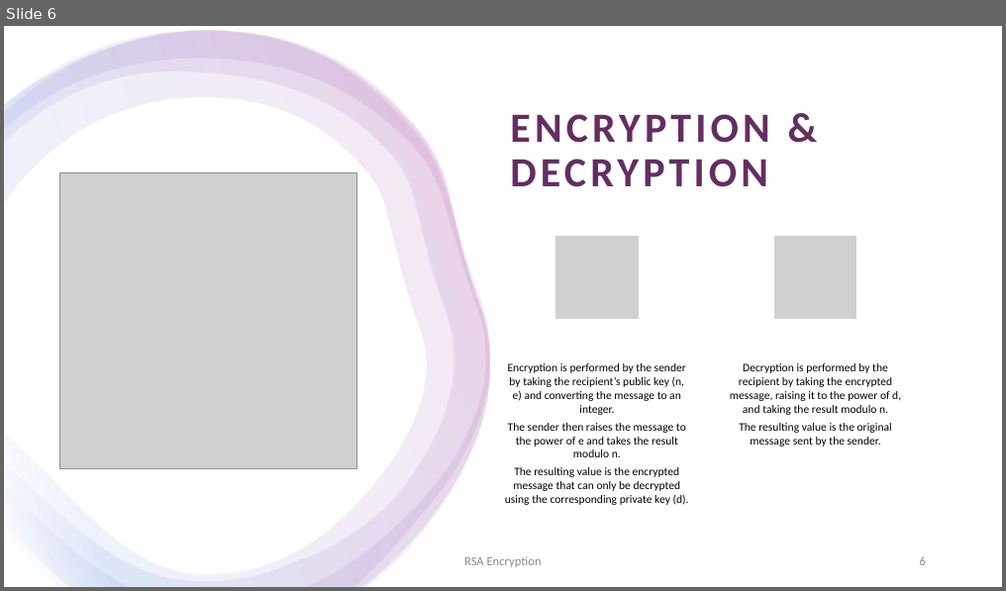
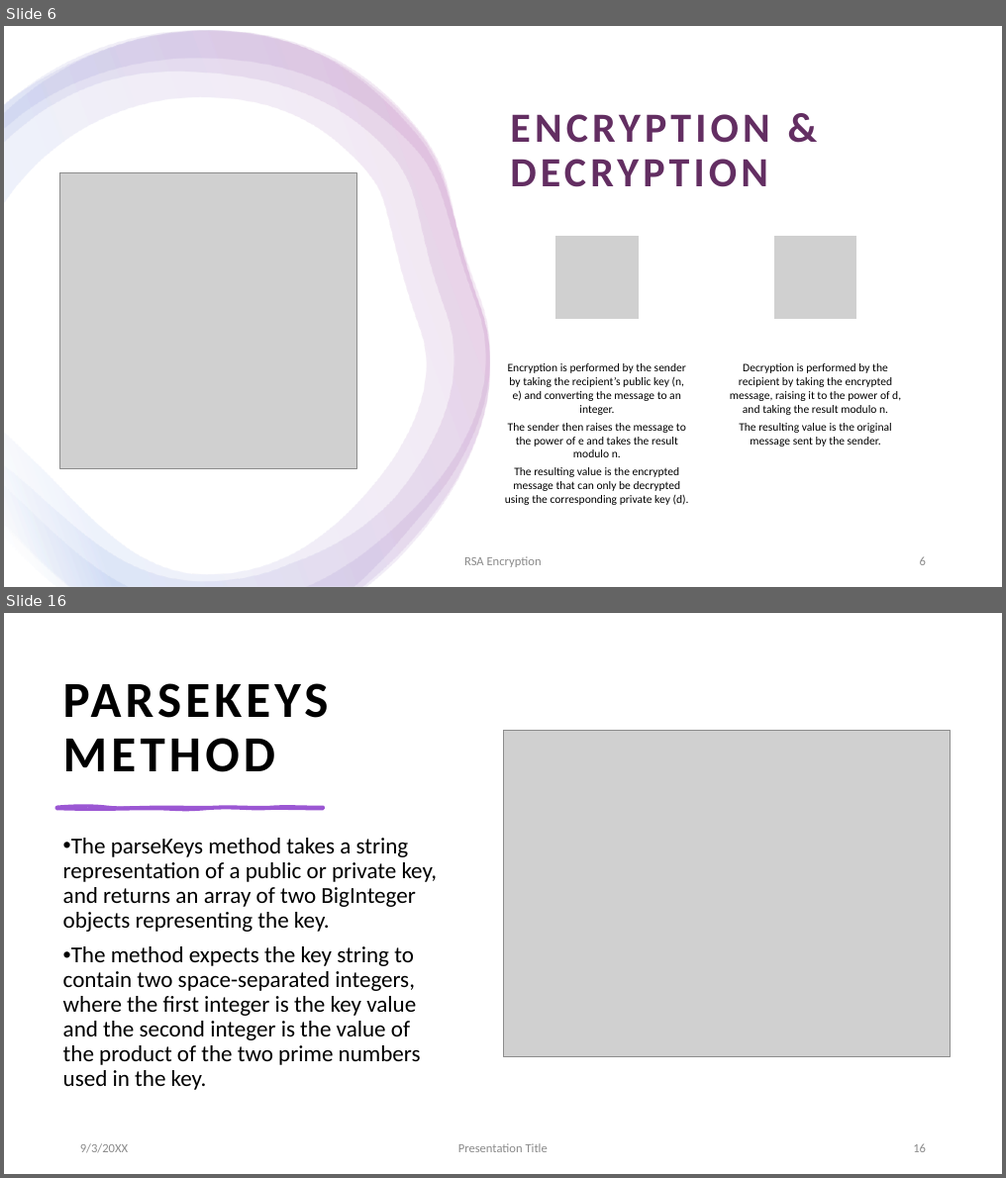
Before and after one commit to tpmcaloon/University, a slide deck: SecurityAndEncryption/RSAEncryptionPresentation.pptx. Shown one above the other, each under a label of ours: slide 6 before the commit, slides 6 and 16 after it; the slides between them are not shown. The pictures are 1006x591 and 1006x1178 pixels, drawn with LibreOffice and Linux fonts; fonts in the diff are those of the drawing; grey boxes stand for pictures. Boxes give left, top, right and bottom in pixels: in the first picture for what was removed or moved away, otherwise in the second. Text is boxed around its words. In the diff, an @@ line names an element or a change of style, - is before the commit and + after.

```diff
--- a/SecurityAndEncryption/RSAEncryptionPresentation.pptx
+++ b/SecurityAndEncryption/RSAEncryptionPresentation.pptx
@@ slide 16 added at [4,613,1002,1174], background #FFFFFF; not listed: 1 template element that a slide beside it also shows @@
@@ rectangle added at [4,613,1002,1174], fill #FFFFFF @@
@@ title added at [63,683,329,772], 48.6 pt, text #000000, bold @@
+PARSEKEYS METHOD
@@ picture added at [503,730,950,1057] @@
@@ freeform shape added at [56,808,323,809], fill #9B57D3, outline #9B57D3 3 pt @@
@@ text added at [63,838,438,1090], 22 pt, text #000000 @@
+• The parseKeys method takes a string representation of a public or private key, and returns an array of two BigInteger objects representing the key.
+• The method expects the key string to contain two space-separated integers, where the first integer is the key value and the second integer is the value of the product of the two prime numbers used in the key.
@@ text added at [80,1144,128,1154], 12 pt, text #8C8C8C @@
+9/3/20XX
@@ text added at [458,1144,548,1153], 12 pt, text #8C8C8C @@
+Presentation Title
@@ page number added at [913,1144,926,1153], 12 pt, text #8C8C8C @@
+16
```
Also in this commit, not shown: 2 slides changed, 10 other slides added, 5 slides removed, 2 other files.
